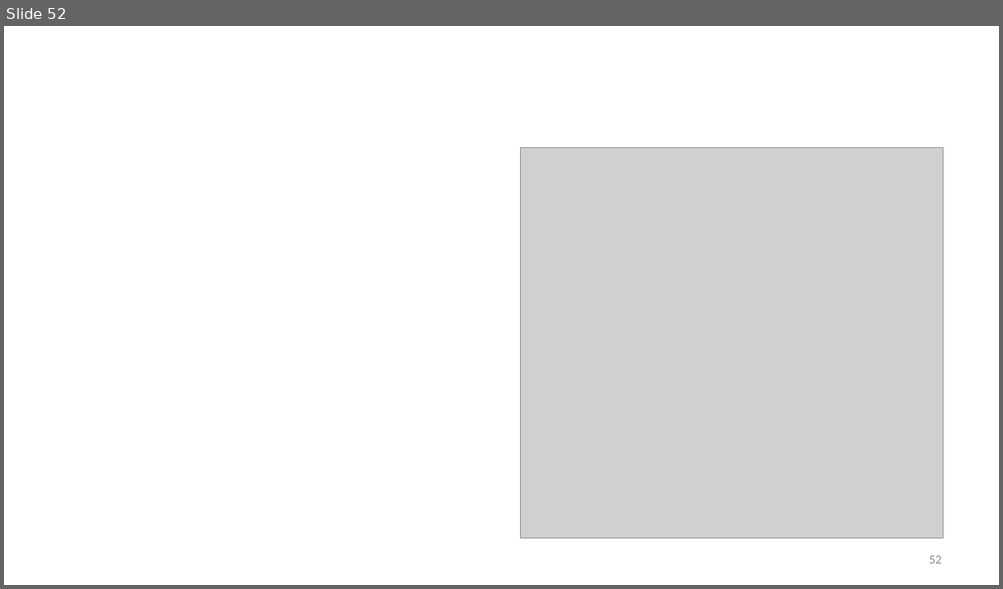
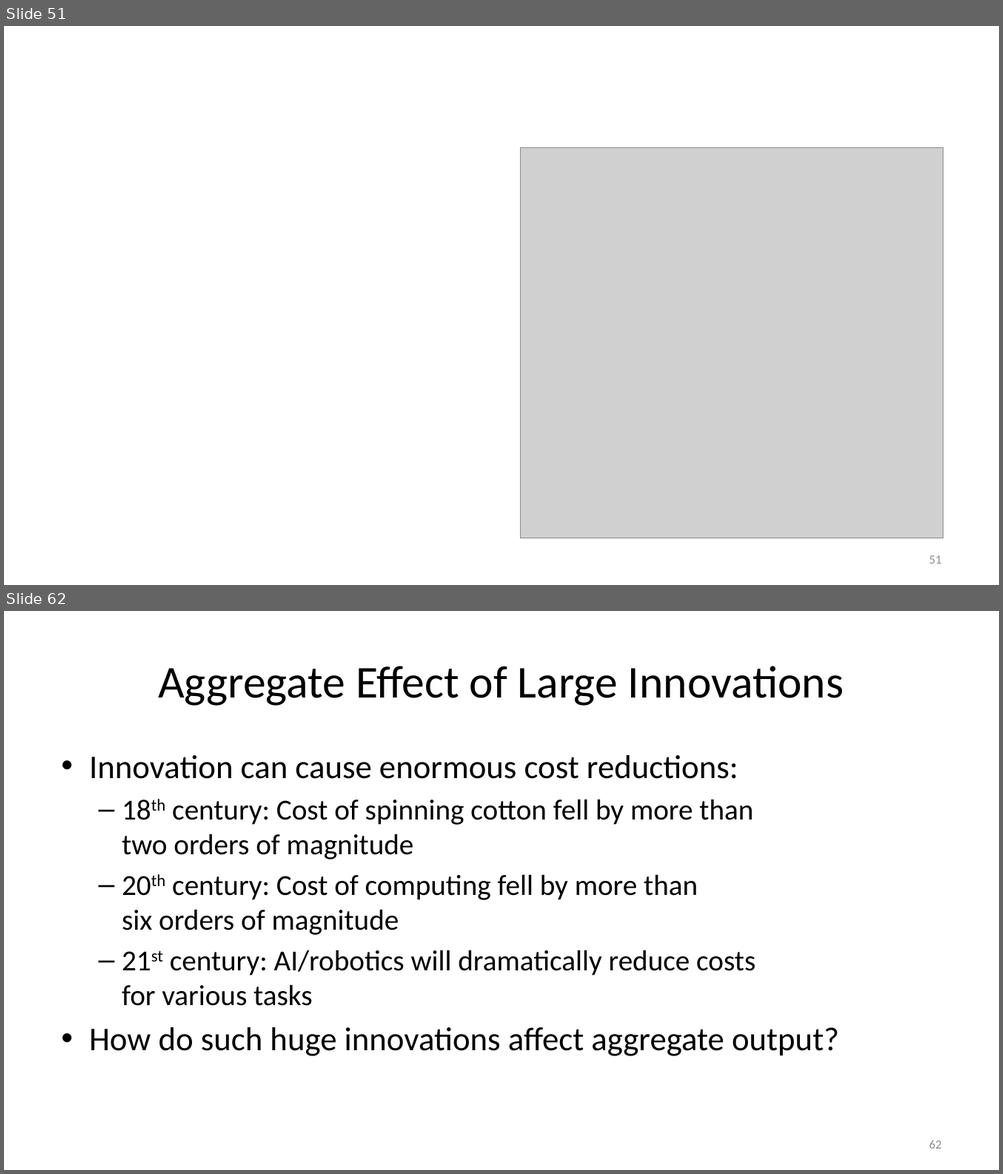
Before and after one commit to jonsteinsson/jonsteinsson.github.io, a slide deck: static/teaching/Lecture02Production.pptx. Shown one above the other, each under a label of ours: slide 52 before the commit, slides 51 and 62 after it; the slides between them are not shown. The pictures are 1003x589 and 1003x1174 pixels, drawn with LibreOffice and Linux fonts; fonts in the diff are those of the drawing; grey boxes stand for pictures. Boxes give left, top, right and bottom in pixels: in the first picture for what was removed or moved away, otherwise in the second. Text is boxed around its words. In the diff, an @@ line names an element or a change of style, - is before the commit and + after.

```diff
--- a/static/teaching/Lecture02Production.pptx
+++ b/static/teaching/Lecture02Production.pptx
@@ slide 62 added at [4, 611, 999, 1170], background #FFFFFF @@
@@ title added at [158, 666, 843, 706], 44 pt, text #000000 @@
+Aggregate Effect of Large Innovations
@@ text added at [89, 755, 839, 1056], 28 pt, text #000000 @@
+• Innovation can cause enormous cost reductions:
+  – 18th century: Cost of spinning cotton fell by more than
+    two orders of magnitude
+  – 20th century: Cost of computing fell by more than
+    six orders of magnitude
+  – 21st century: AI/robotics will dramatically reduce costs
+    for various tasks
+• How do such huge innovations affect aggregate output?
@@ page number added at [929, 1141, 942, 1149], 12 pt, text #8C8C8C @@
+62
@@ what was slide 52 is now slide 51 @@
@@ page number at [929, 556, 942, 564]: text changed @@
-52
+51
```
Also in this commit, not shown: 5 slides changed, 18 other slides added, 4 slides removed, 5 other files.
